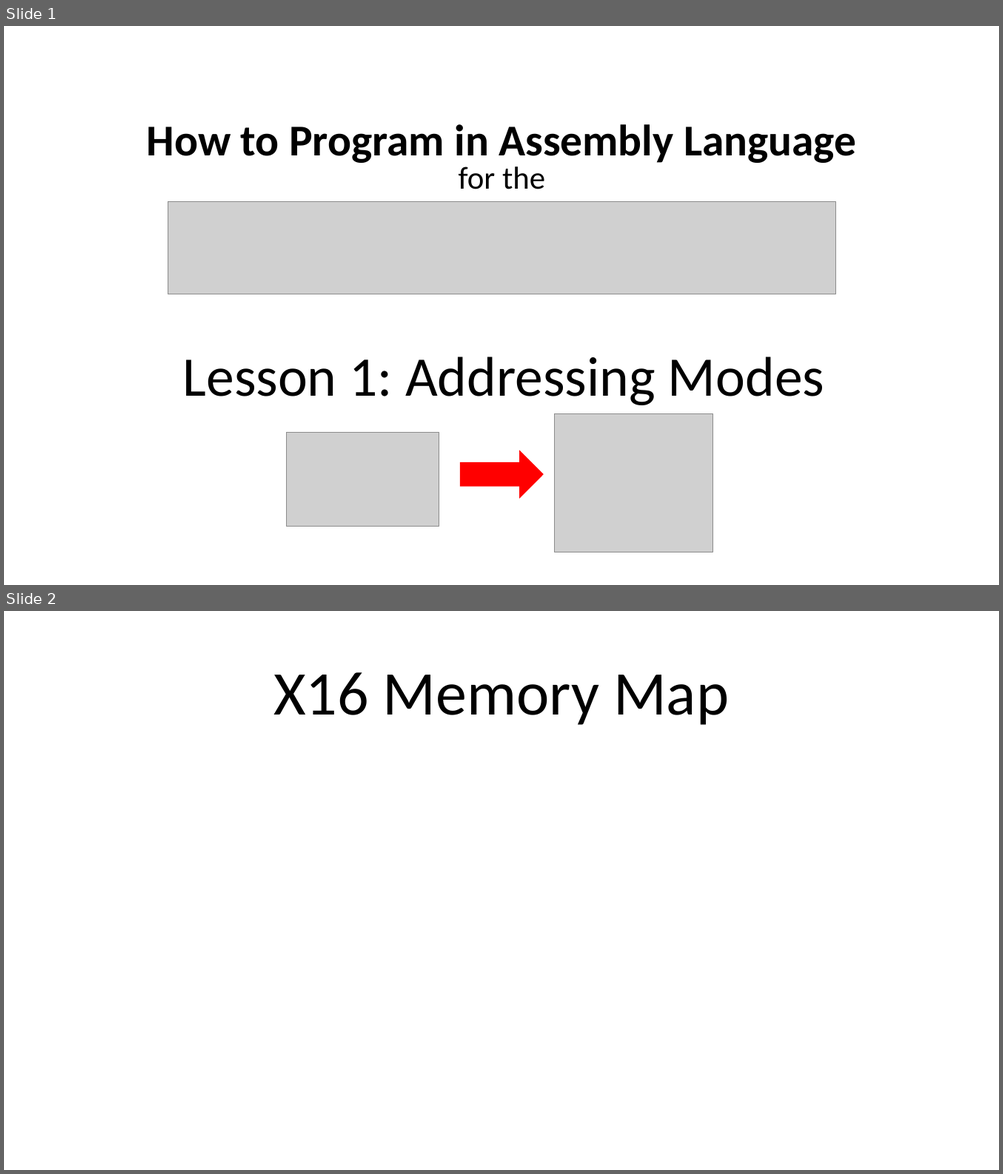
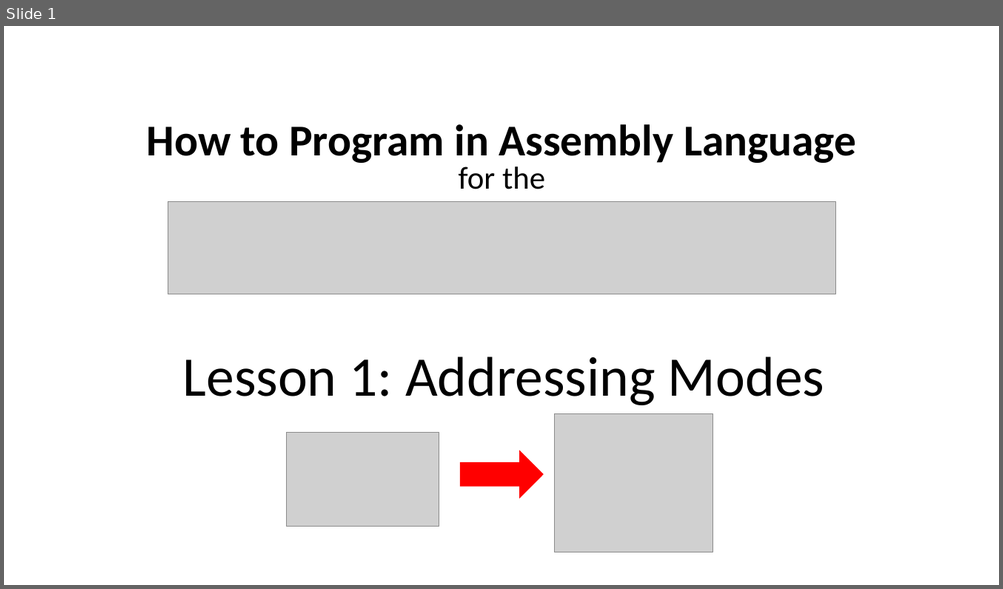
Before and after one commit to SlithyMatt/x16-assembly-tutorial, a slide deck: Lesson2/Lesson2.odp. Shown one above the other, each under a label of ours: slides 1 and 2 before the commit, slide 1 after it. The pictures are 1003x1174 and 1003x589 pixels, drawn with LibreOffice and Linux fonts; fonts in the diff are those of the drawing; grey boxes stand for pictures. Boxes give left, top, right and bottom in pixels: in the first picture for what was removed or moved away, otherwise in the second. Text is boxed around its words. In the diff, an @@ line names an element or a change of style, - is before the commit and + after.

```diff
--- a/Lesson2/Lesson2.odp
+++ b/Lesson2/Lesson2.odp
@@ slide 2 removed at (x1=4, y1=611, x2=999, y2=1170), background #FFFFFF @@
@@ title removed at (x1=273, y1=672, x2=728, y2=725) @@
-X16 Memory Map
```
Also in this commit, not shown: 5 slides added.
